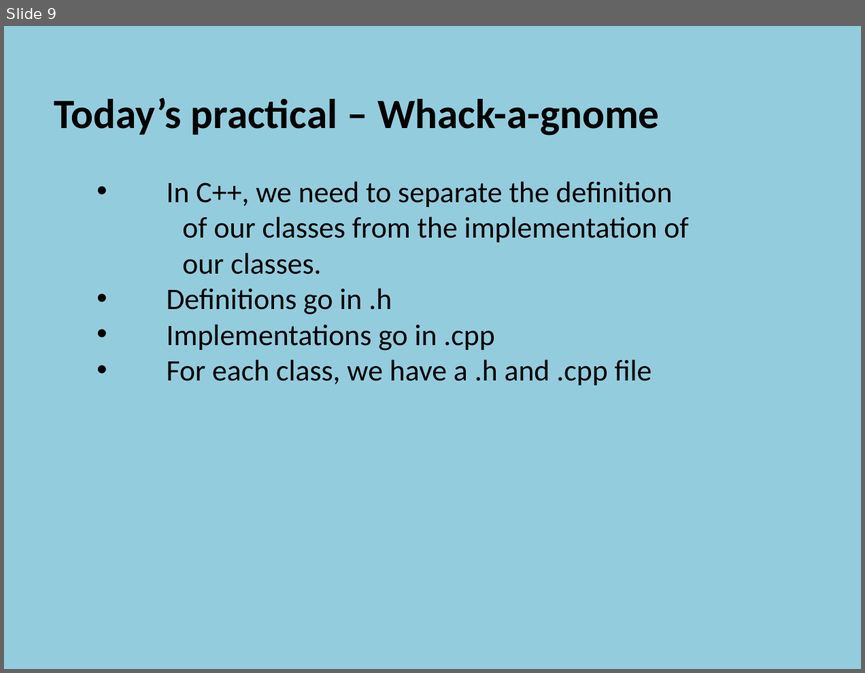
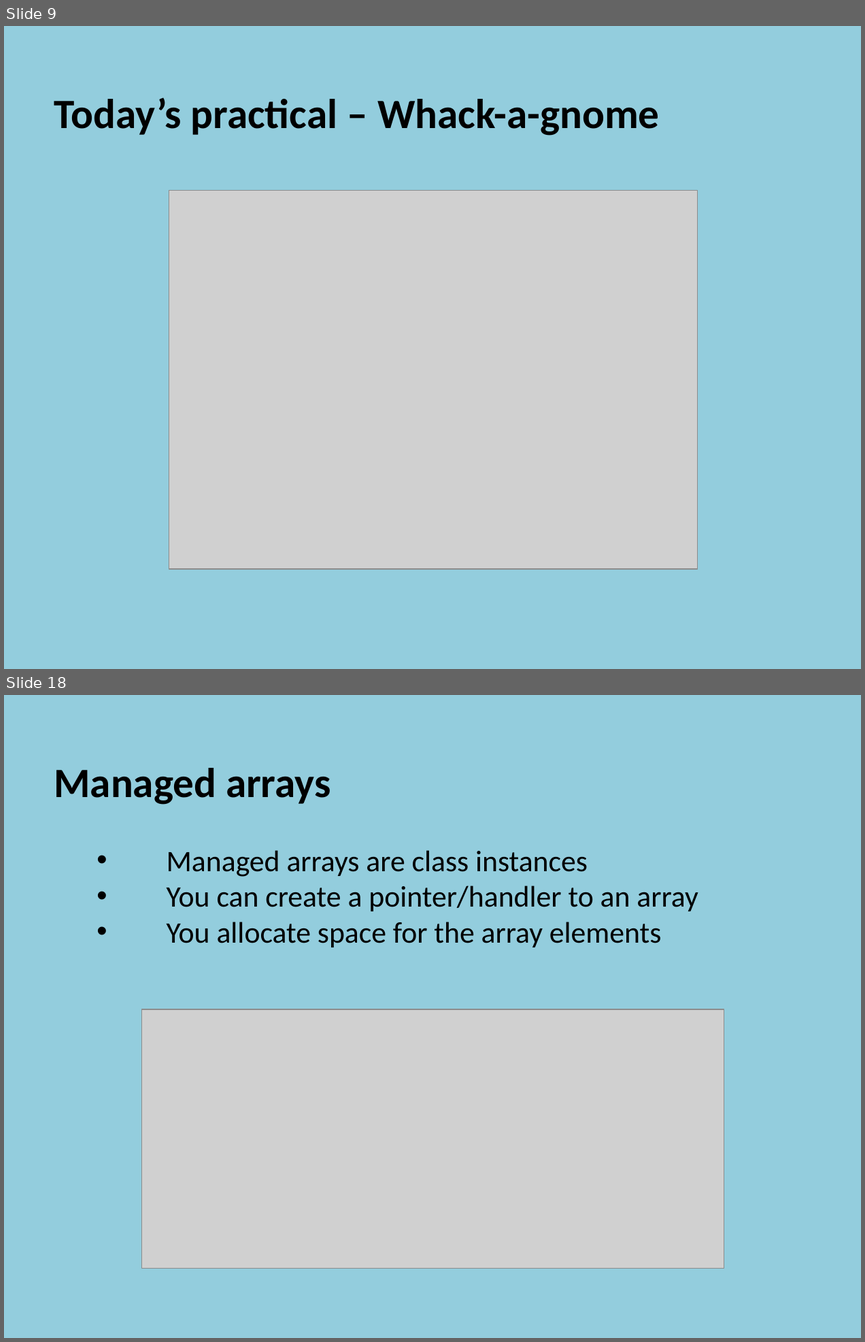
Before and after one commit to szetko/course-materials, a slide deck: Programming 4/02.2 Event Loops/02.2 Event Loops.pptx. Shown one above the other, each under a label of ours: slide 9 before the commit, slides 9 and 18 after it; the slides between them are not shown. The pictures are 865x673 and 865x1342 pixels, drawn with LibreOffice and Linux fonts; fonts in the diff are those of the drawing; grey boxes stand for pictures. Boxes give left, top, right and bottom in pixels: in the first picture for what was removed or moved away, otherwise in the second. Text is boxed around its words. In the diff, an @@ line names an element or a change of style, - is before the commit and + after.

```diff
--- a/Programming 4/02.2 Event Loops/02.2 Event Loops.pptx
+++ b/Programming 4/02.2 Event Loops/02.2 Event Loops.pptx
@@ slide 18 added at <box>4,695,861,1338</box>, background #93CDDD @@
@@ text added at <box>54,768,698,947</box>, 25 pt, text #000000 @@
+  Managed arrays
+    • Managed arrays are class instances
+    • You can create a pointer/handler to an array
+    • You allocate space for the array elements
@@ picture added at <box>142,1009,723,1268</box> @@
@@ slide 9 changed as well @@
@@ text at <box>167,181,688,385</box>: paragraphs removed @@
-    • In C++, we need to separate the definition
-    of our classes from the implementation of
-    our classes.
-    • Definitions go in .h
-    • Implementations go in .cpp
-    • For each class, we have a .h and .cpp file
@@ picture added at <box>169,191,697,569</box> @@
```
Also in this commit, not shown: 3 other slides changed, 17 other slides added, 21 slides removed, 2 other files.
